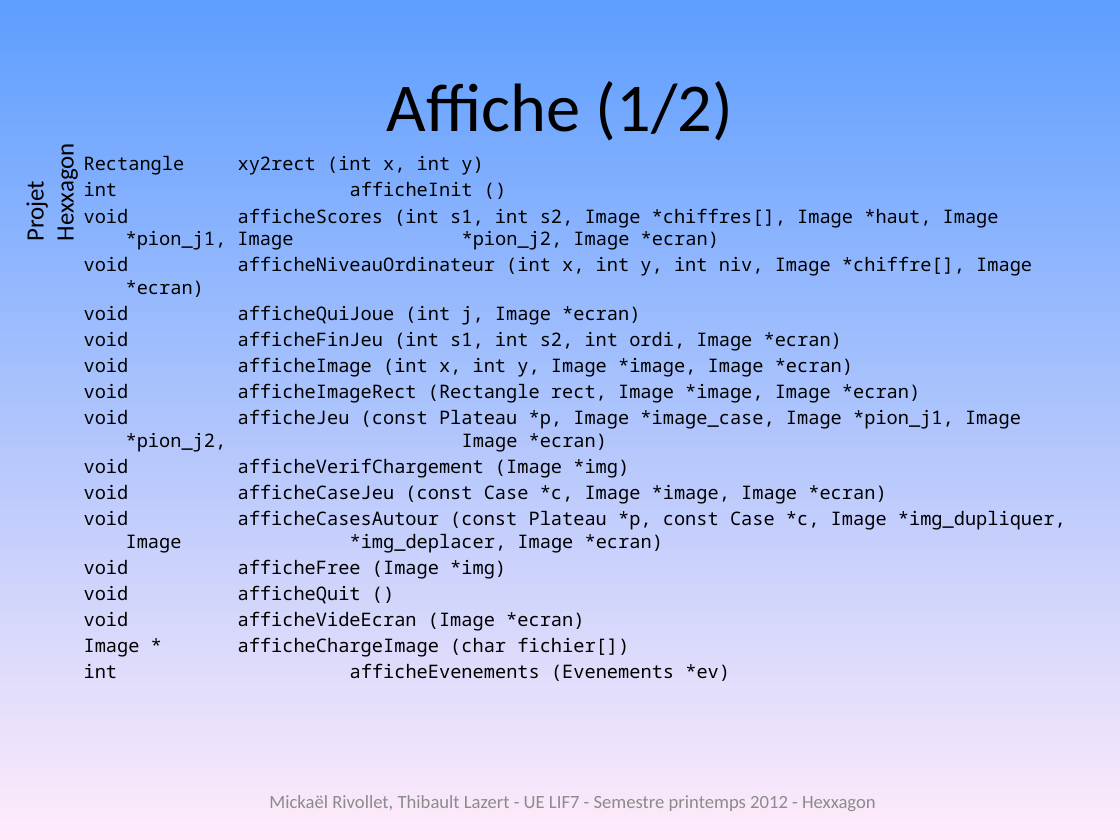
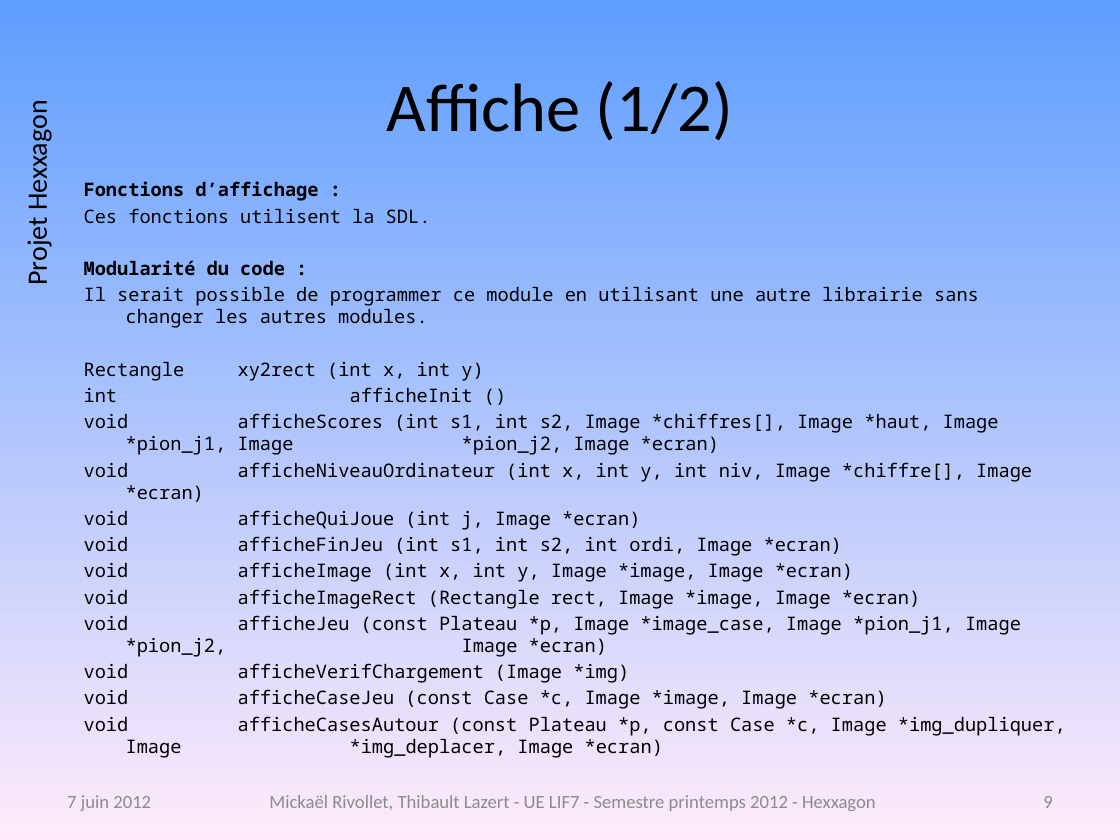
Before and after one commit to freeman1987/lazert-rivollet-lif7, a slide deck: slide 9 of projet/doc/diagrammecomplet.pptx. Drawn at 1120x840 pixels with LibreOffice and Linux fonts; fonts in the diff are those of the drawing; background and template pictures are left out. Boxes give left, top, right and bottom in pixels: in the first picture for what was removed or moved away, otherwise in the second. Text is boxed around its words. In the diff, an @@ line names an element or a change of style, - is before the commit and + after.

Commit message:
Icone, diagramme des modules, diaporama à jour

```diff
--- a/projet/doc/diagrammecomplet.pptx
+++ b/projet/doc/diagrammecomplet.pptx
@@ text "Projet Hexxagon" at [20,111,54,283]: size 16 to 18 pt @@
@@ text at [84,181,979,328]: paragraphs added @@
+Fonctions d’affichage :
+Ces fonctions utilisent la SDL.
+Modularité du code :
+Il serait possible de programmer ce module en utilisant une autre librairie sans changer les autres modules.
@@ text at [84,559,730,681]: paragraphs removed @@
-void afficheFree (Image *img)
-void afficheQuit ()
-void afficheVideEcran (Image *ecran)
-Image * afficheChargeImage (char fichier[])
-int afficheEvenements (Evenements *ev)
@@ text added at [67,795,151,811], 12 pt, text #8C8C8C @@
+7 juin 2012
@@ page number added at [1043,796,1052,808], 12 pt, text #8B8B8B @@
+9
```
Also in this commit, not shown: 11 other slides changed, 5 slides added, 3 other files.
